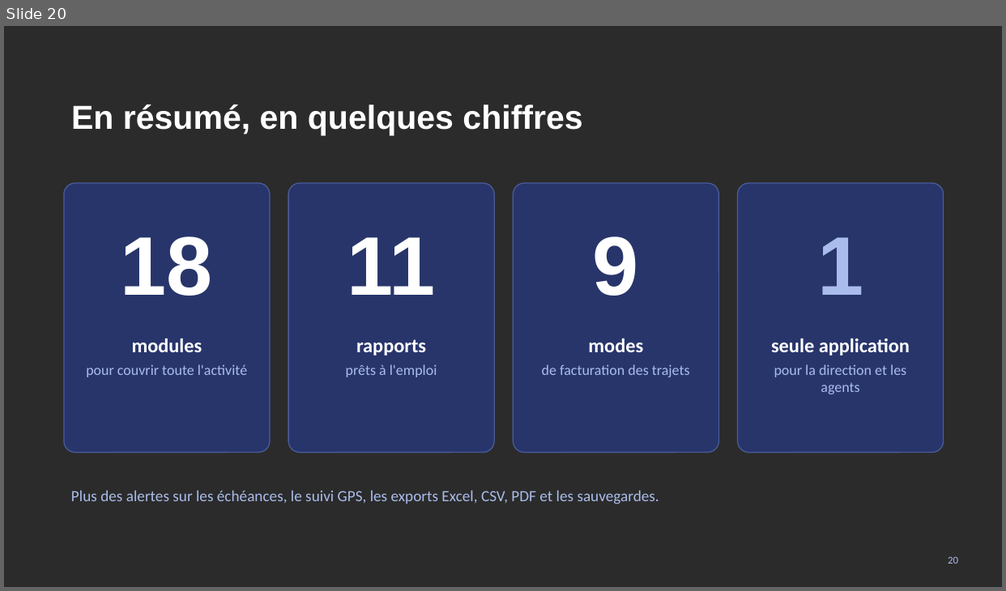
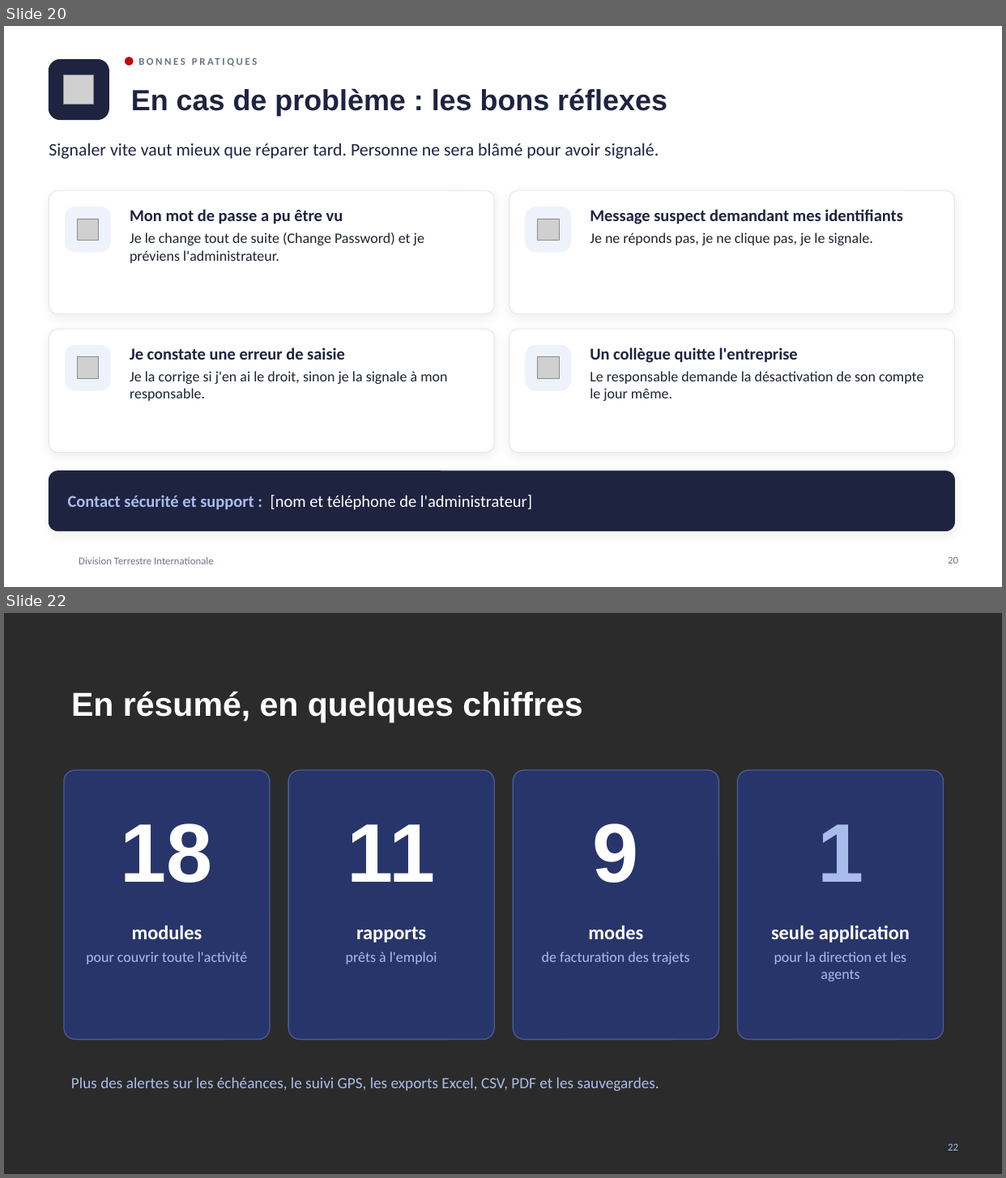
Before and after one commit to meledjearmel/portfolio-assets, a slide deck: formations/dti/presentation-division-terrestre-internationale.pptx. Shown one above the other, each under a label of ours: slide 20 before the commit, slides 20 and 22 after it; the slides between them are not shown. The pictures are 1006x591 and 1006x1178 pixels, drawn with LibreOffice and Linux fonts; fonts in the diff are those of the drawing; grey boxes stand for pictures; background and template pictures are left out; a plain dark background stands for a picture behind light text. Boxes give left, top, right and bottom in pixels: in the first picture for what was removed or moved away, otherwise in the second. Text is boxed around its words. In the diff, an @@ line names an element or a change of style, - is before the commit and + after.

```diff
--- a/formations/dti/presentation-division-terrestre-internationale.pptx
+++ b/formations/dti/presentation-division-terrestre-internationale.pptx
@@ slide 20 added at (4,26,1002,587), background picture (left out) @@
@@ text added at (138,49,738,74), 10 pt, text #6B7584, bold @@
+BONNES PRATIQUES
@@ rounded rectangle added at (49,60,108,120), fill #1E2340, outline #1E2340 1 pt @@
@@ ellipse added at (126,58,133,65), fill #C60007, outline #C60007 1 pt @@
@@ picture added at (64,75,94,105) @@
@@ title added at (131,88,667,115), 28 pt, text #1E2340, bold @@
+En cas de problème : les bons réflexes
@@ text added at (49,143,658,159), 17 pt, text #1E2340 @@
+Signaler vite vaut mieux que réparer tard. Personne ne sera blâmé pour avoir signalé.
@@ rounded rectangle added at (49,190,494,314), fill #FFFFFF, outline #E1E6F0 0.75 pt @@
@@ rounded rectangle added at (509,190,955,314), fill #FFFFFF, outline #E1E6F0 0.75 pt @@
@@ rounded rectangle added at (66,207,110,252), fill #EEF2FA, outline #EEF2FA 1 pt @@
@@ picture added at (78,219,99,241) @@
@@ text added at (130,209,424,263), 14 pt, text #1B2430 @@
+Mon mot de passe a pu être vu
+Je le change tout de suite (Change Password) et je préviens l'administrateur.
@@ rounded rectangle added at (526,207,571,252), fill #EEF2FA, outline #EEF2FA 1 pt @@
@@ picture added at (538,219,560,241) @@
@@ text added at (590,209,903,246), 14 pt, text #1B2430 @@
+Message suspect demandant mes identifiants
+Je ne réponds pas, je ne clique pas, je le signale.
@@ rounded rectangle added at (49,329,494,453), fill #FFFFFF, outline #E1E6F0 0.75 pt @@
@@ rounded rectangle added at (509,329,955,453), fill #FFFFFF, outline #E1E6F0 0.75 pt @@
@@ rounded rectangle added at (66,346,110,390), fill #EEF2FA, outline #EEF2FA 1 pt @@
@@ picture added at (78,357,99,379) @@
@@ text added at (130,348,447,401), 14 pt, text #1B2430 @@
+Je constate une erreur de saisie
+Je la corrige si j'en ai le droit, sinon je la signale à mon responsable.
@@ rounded rectangle added at (526,346,571,390), fill #EEF2FA, outline #EEF2FA 1 pt @@
@@ picture added at (538,357,560,379) @@
@@ text added at (590,348,923,401), 14 pt, text #1B2430 @@
+Un collègue quitte l'entreprise
+Le responsable demande la désactivation de son compte le jour même.
@@ rounded rectangle added at (49,472,955,531), fill #1E2340, outline #1E2340 0.75 pt @@
@@ text added at (68,495,532,510), 16 pt, text #FFFFFF @@
+Contact sécurité et support : [nom et téléphone de l'administrateur]
@@ text added at (79,557,214,565), 10 pt, text #6B7584 @@
+Division Terrestre Internationale
@@ page number added at (948,557,958,564), 10 pt, text #6B7584 @@
+20
@@ what was slide 20 is now slide 22 @@
@@ page number at (948,1144,958,1151): text changed @@
-20
+22
```
Also in this commit, not shown: 1 slide changed, 4 other slides added, 3 slides removed, 1 other file.
